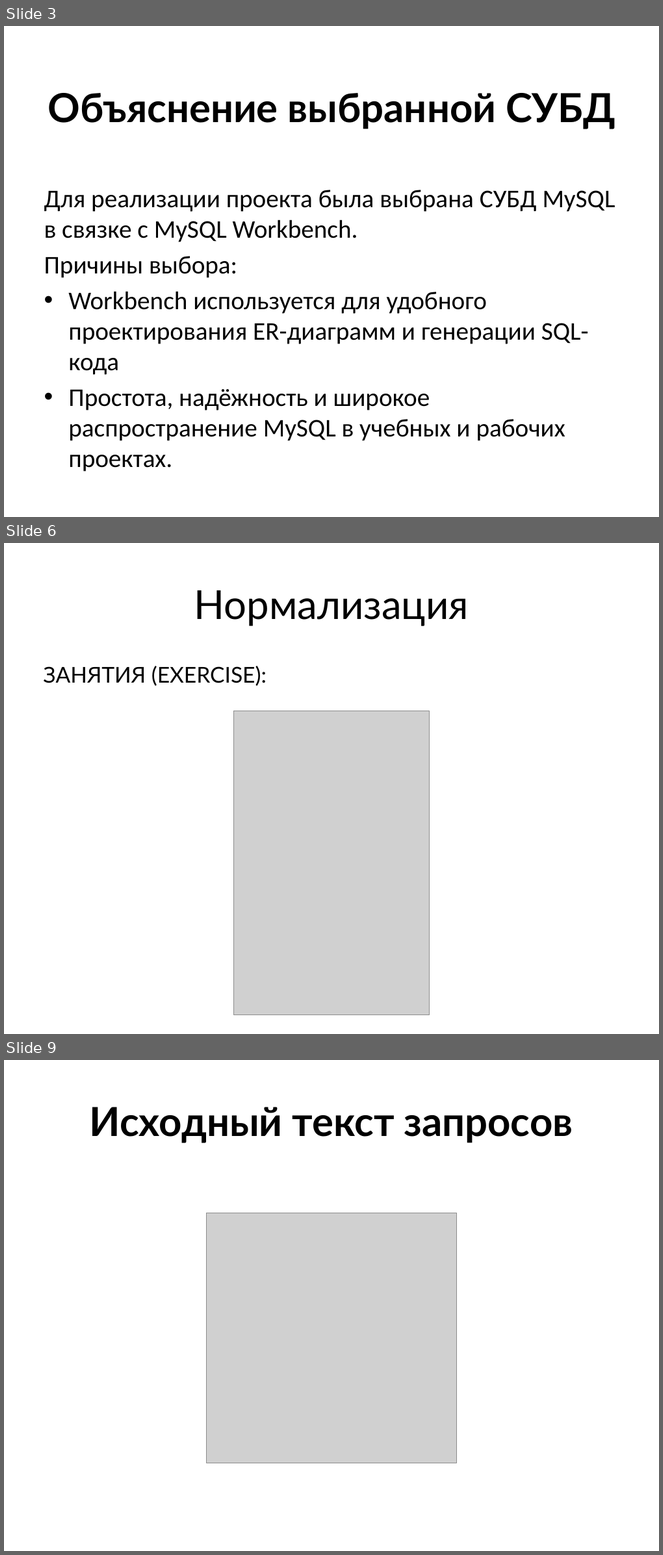
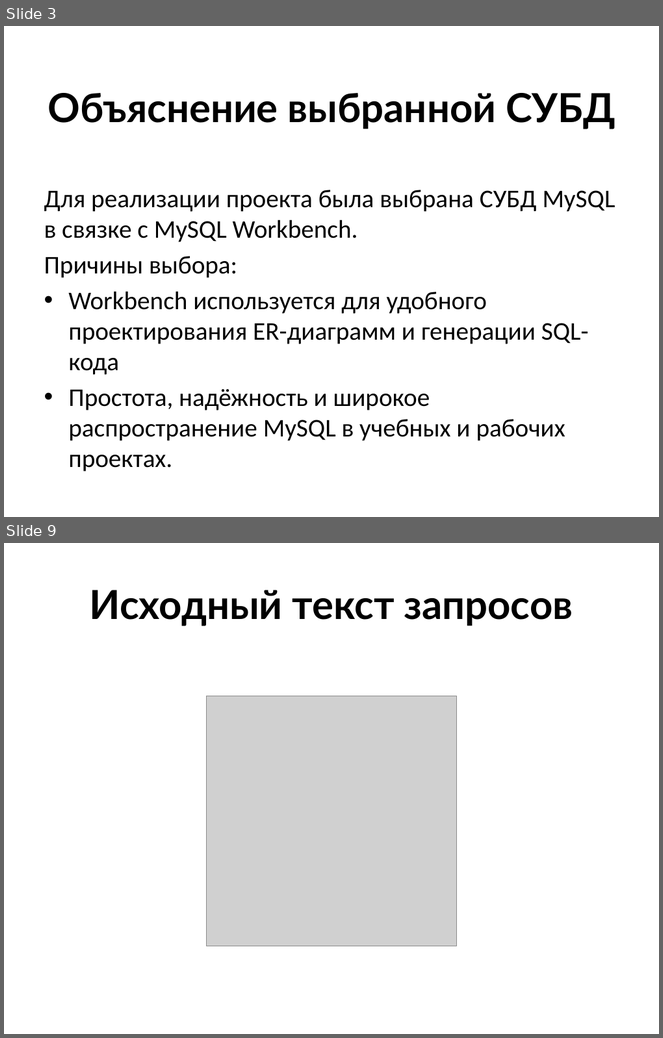
Before and after one commit to Olljux/mchs_project_DB, a slide deck: Проект БД.pptx. Shown one above the other, each under a label of ours: slides 3, 6 and 9 before the commit, slides 3 and 9 after it; the slides between them are not shown. The pictures are 663x1555 and 663x1038 pixels, drawn with LibreOffice and Linux fonts; fonts in the diff are those of the drawing; grey boxes stand for pictures. Boxes give left, top, right and bottom in pixels: in the first picture for what was removed or moved away, otherwise in the second. Text is boxed around its words. In the diff, an @@ line names an element or a change of style, - is before the commit and + after.

```diff
--- a/Проект БД.pptx
+++ b/Проект БД.pptx
@@ slide 6 removed at bbox=[4, 543, 659, 1034], background #FFFFFF @@
@@ title removed at bbox=[194, 590, 469, 626] @@
-Нормализация
@@ text removed at bbox=[43, 666, 267, 686] @@
-ЗАНЯТИЯ (EXERCISE):
@@ picture removed at bbox=[233, 711, 429, 1016] @@
```
Also in this commit, not shown: 4 slides changed, 2 slides added, 1 other slide removed, 1 other file.
